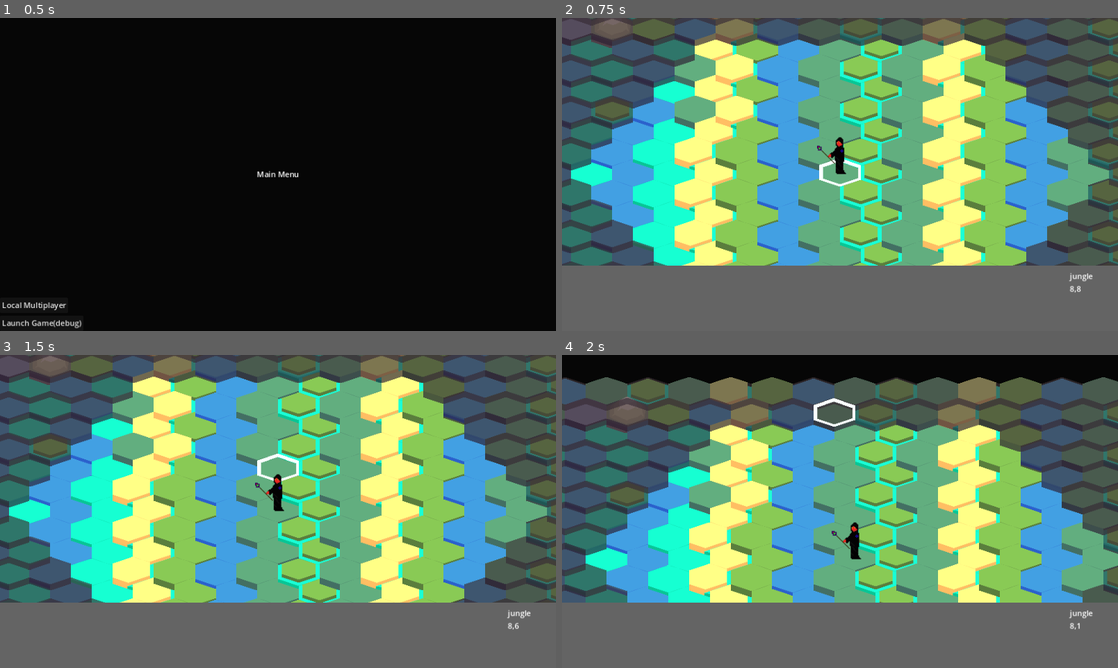
Above: before the commit, frames 1-4 (two rows, left to right).
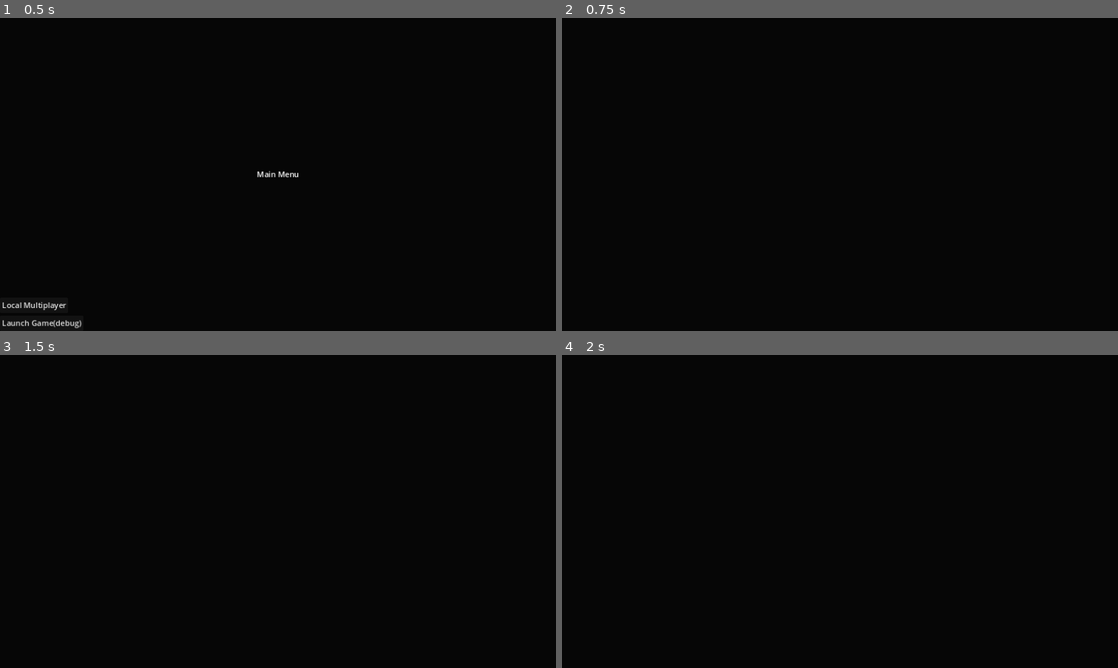
Above: after the commit, the same moments.

Repository: ahhnevermore/mixorcerers
Game: Godot game, scene res://scenes/client.tscn
Same seed, same stepped clock (60 frames per second), same inputs: the game is played once before the commit and once after it. The engine's default icon, where the game draws it, is replaced by a stand-in: a white triangle on a blue panel in a dark square.
Inputs:
- Up to frame 1 (0.5 s): no input
- Up to frame 2 (0.75 s): click "Launch Game(debug)" at 0.5 s
- Up to frame 3 (1.5 s): tap Enter at 1.25 s; hold W (cursor_up) from 1.28 s (still down); tap M (move) at 1.35 s
- Up to frame 4 (2 s): keep holding W (cursor_up)

Frame 1 is identical in both runs. In frame 2, 100% of the frame differs, in the area x 0-100%, y 0-100%; in frame 3, 100%; in frame 4, 92%.
Error after the commit: Cannot call method 'instantiate' on a null value. (res://scripts/client.gd:128)

Commit message:
decided to add a lobby node for the sake of client multiplayer peer. currently without its own script, but it may become necessary

Diff:
--- a/scenes/local_multiplayer.tscn
+++ b/scenes/local_multiplayer.tscn
@@ -1,6 +1,6 @@
 [gd_scene format=3 uid="uid://c2t02kwier2q"]
 
-[node name="Control" type="Control"]
+[node name="LocalMultiplayer" type="Control"]
 layout_mode = 3
 anchors_preset = 15
 anchor_right = 1.0
--- a/scenes/main_menu.tscn
+++ b/scenes/main_menu.tscn
@@ -1,6 +1,6 @@
 [gd_scene format=3 uid="uid://dsqdodaglciy"]
 
-[node name="Control" type="Control"]
+[node name="MainMenu" type="Control"]
 layout_mode = 3
 anchors_preset = 15
 anchor_right = 1.0
--- a/scripts/client.gd
+++ b/scripts/client.gd
@@ -15,6 +15,7 @@
 	main_menu_scene = load("res://scenes/main_menu.tscn")
 	game_scene = load("res://scenes/Game/game.tscn")
 	local_multiplayer_scene = load("res://scenes/local_multiplayer.tscn")
+	lobby_scene = load("res://scenes/lobby.tscn")
 
 	load_main_menu()
 
@@ -46,21 +47,6 @@
 	unload_scene(hmain_menu)
 	load_local_multiplayer()
 
-
-#------------------
-#GAME
-var game_scene:PackedScene
-var hgame
-
-func load_game():
-	if is_instance_valid(hgame):
-			hgame.show()
-	else:
-		set_anchors_and_offsets_preset(Control.PRESET_TOP_LEFT,Control.PRESET_MODE_KEEP_SIZE)
-		hgame = game_scene.instantiate()
-		add_child(hgame)
-
-
 #-------------------
 #LOCAL MULTIPLAYER
 var hlocal_server
@@ -72,7 +58,7 @@
 var unsafe_text:String
 
 func load_local_multiplayer():
-	if hlocal_multiplayer:
+	if is_instance_valid( hlocal_multiplayer):
 		hlocal_multiplayer.show()
 	else:
 		set_anchors_and_offsets_preset(Control.PRESET_FULL_RECT,Control.PRESET_MODE_KEEP_SIZE)
@@ -128,3 +114,37 @@
 
 func _on_port_text_changed(new_text:String):
 	unsafe_text = new_text
+#----------------
+#LOBBY
+var lobby_scene:PackedScene
+var hlobby
+
+
+func load_lobby():
+	if is_instance_valid(hlobby):
+		hlobby.show()
+	else:
+		set_anchors_and_offsets_preset(Control.PRESET_FULL_RECT,Control.PRESET_MODE_KEEP_SIZE)
+		hlobby = lobby_scene.instantiate()
+		hlobby.get_node("StartGameButton").pressed.connect(_on_startgame_pressed)
+
+		add_child(hlobby)
+func _on_startgame_pressed():
+	load_game()
+
+#------------------
+#GAME
+var game_scene:PackedScene
+var hgame
+
+func load_game():
+	if is_instance_valid(hgame):
+			hgame.show()
+	else:
+		load_lobby()
+		for child in hlobby.get_children():
+			child.queue_free()
+		set_anchors_and_offsets_preset(Control.PRESET_TOP_LEFT,Control.PRESET_MODE_KEEP_SIZE)
+
+		hgame = game_scene.instantiate()
+		hlobby.add_child(hgame)
